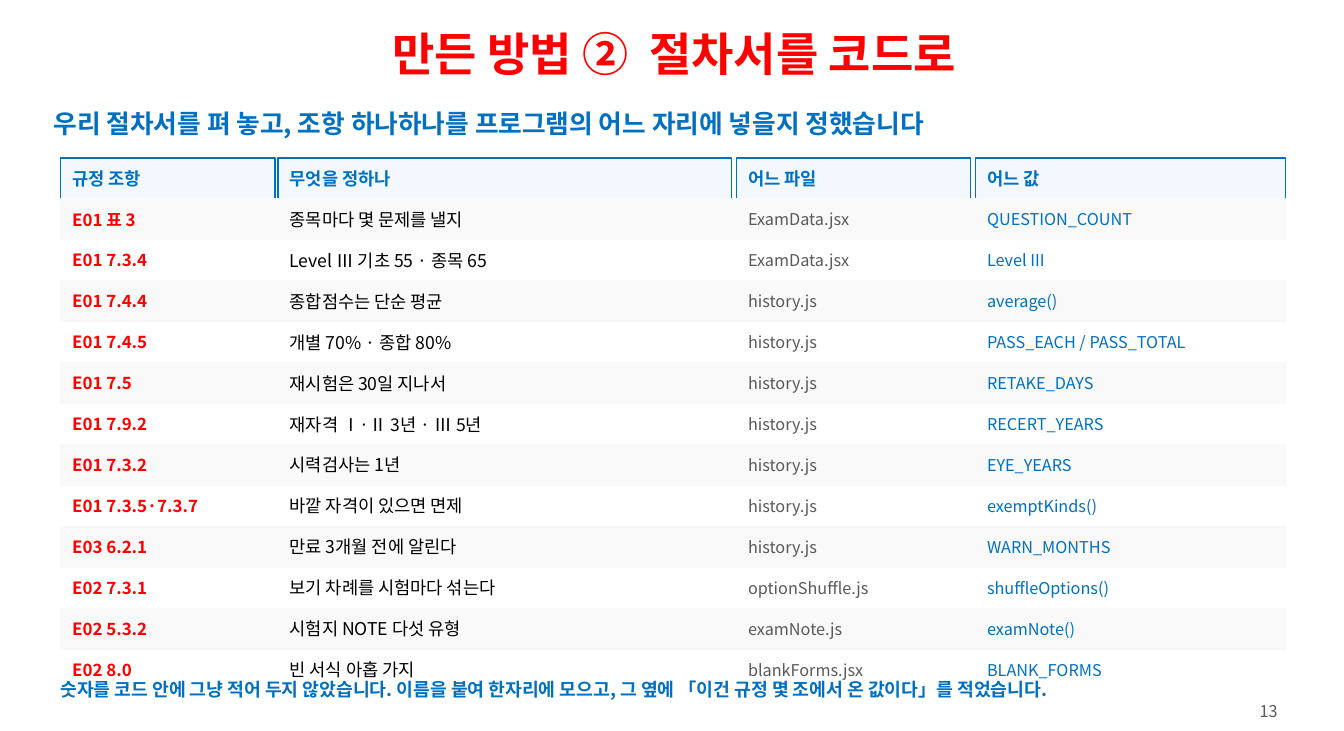
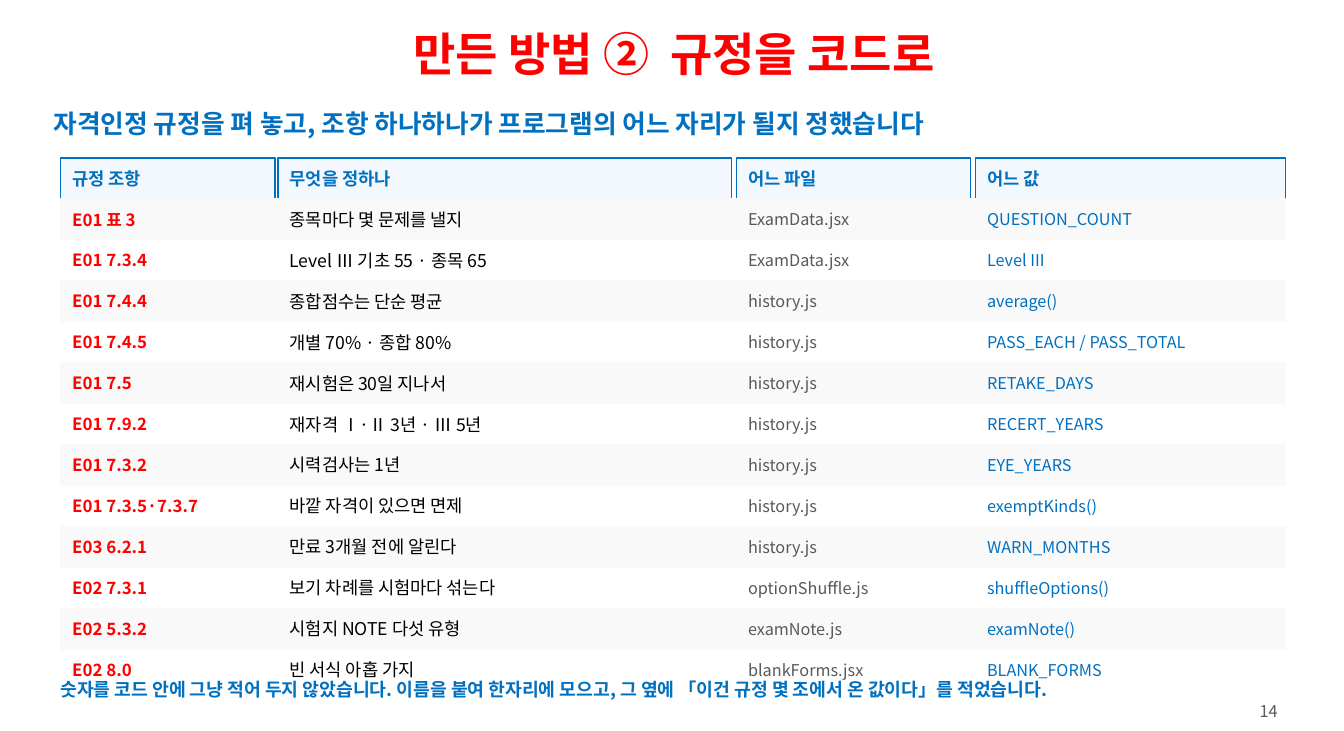
Before and after one commit to ys1277-sys/HIENDT-CBT, a slide deck: slide 14 of docs/발표자료-CBT-2026-08.pptx (slide 13 before the commit). Drawn at 1344x731 pixels with LibreOffice and Linux fonts; fonts in the diff are those of the drawing. Boxes give left, top, right and bottom in pixels: in the first picture for what was removed or moved away, otherwise in the second. Text is boxed around its words. In the diff, an @@ line names an element or a change of style, - is before the commit and + after.

```diff
--- a/docs/발표자료-CBT-2026-08.pptx
+++ b/docs/발표자료-CBT-2026-08.pptx
@@ text at (413,32,935,76): text changed @@
-만든 방법 ② 절차서를 코드로
+만든 방법 ② 규정을 코드로
@@ text at (54,111,923,139): text changed @@
-우리 절차서를 펴 놓고, 조항 하나하나를 프로그램의 어느 자리에 넣을지 정했습니다
+자격인정 규정을 펴 놓고, 조항 하나하나가 프로그램의 어느 자리가 될지 정했습니다
@@ text at (1260,705,1278,717): text changed @@
-13
+14
```
Also in this commit, not shown: 19 other slides changed, 2 slides added, 1 other file.
